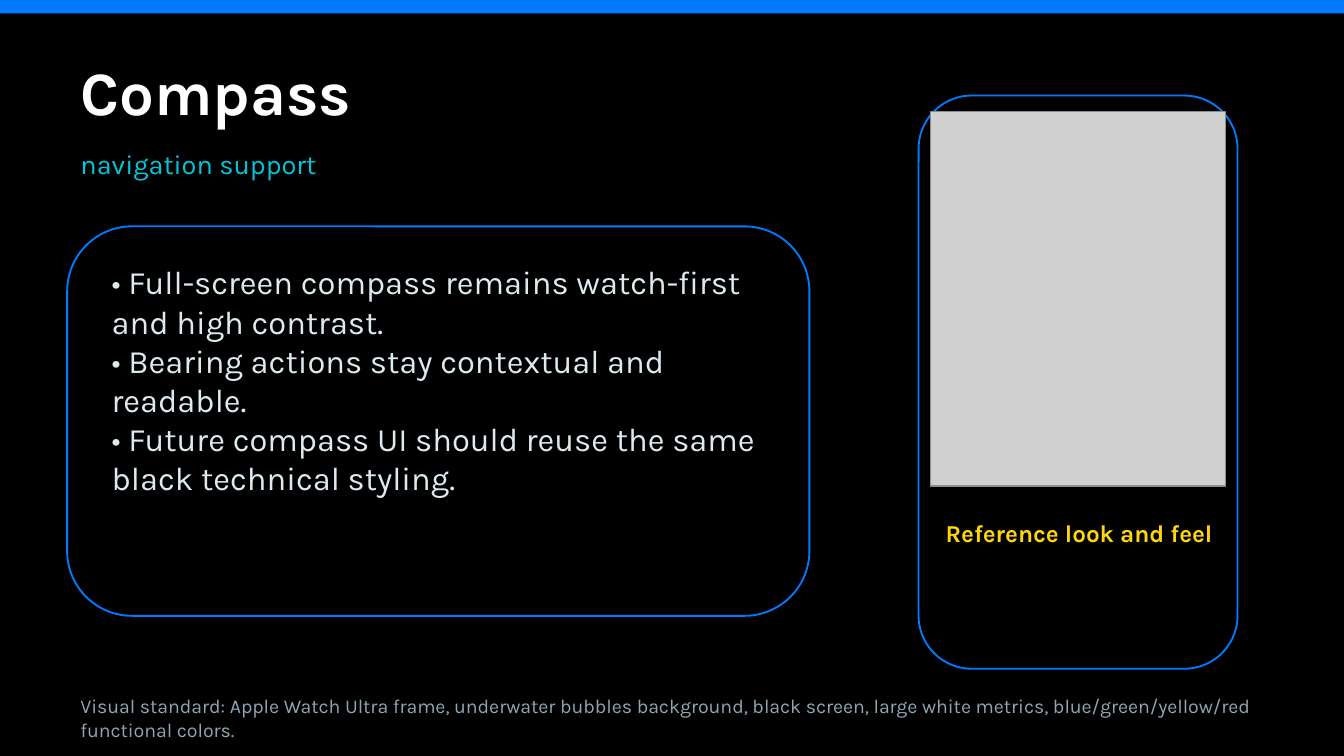
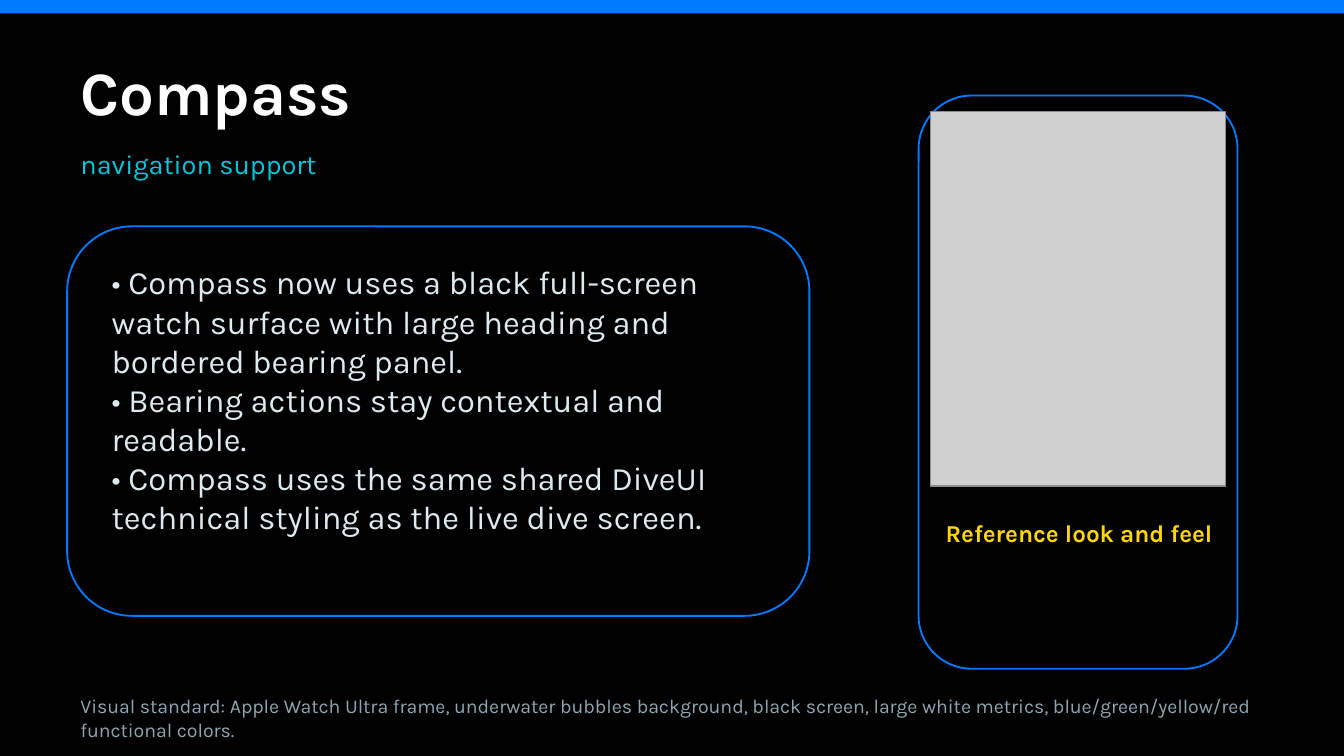
Before and after one commit to egopfe/DirDiving-App, a slide deck: slide 5 of DIR_DIVING_Project_Presentation.pptx. Drawn at 1344x756 pixels with LibreOffice and Linux fonts; fonts in the diff are those of the drawing; grey boxes stand for pictures. Boxes give left, top, right and bottom in pixels: in the first picture for what was removed or moved away, otherwise in the second. Text is boxed around its words. In the diff, an @@ line names an element or a change of style, - is before the commit and + after.

```diff
--- a/DIR_DIVING_Project_Presentation.pptx
+++ b/DIR_DIVING_Project_Presentation.pptx
@@ text at [112, 271, 698, 381]: text changed @@
-• Full-screen compass remains watch-first and high contrast.
+• Compass now uses a black full-screen watch surface with large heading and bordered bearing panel.
@@ text at [112, 467, 706, 537]: text changed @@
-• Future compass UI should reuse the same black technical styling.
+• Compass uses the same shared DiveUI technical styling as the live dive screen.
```
Also in this commit, not shown: 3 other slides changed, 3 other files.
